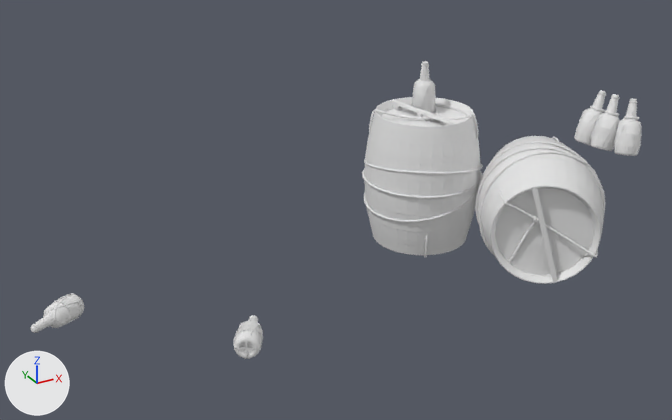
The OBJ model models/rc_models/barrels.obj: old version first, new version second.
Both versions are drawn from a camera (50 mm lens) standing at (-15.6, -22.9, 19.6) and looking at (1.8, 8.8, 3.7). The lights are fixed; the arrows at lower left show +X, +Y and +Z. Where no turn or scale is listed for an object, it has been applied to the vertices. Vertices at the same position are counted once.

In view in the first picture: 'Prop_Barrel.001_Mesh.005', 'Prop_BarrelBottles_Mesh.003', 'Prop_Barrel_Mesh.004', 'Prop_Bottle.001_Circle.000', 'Prop_Bottle.002_Circle.002', 'Prop_Bottle_Circle.001'.
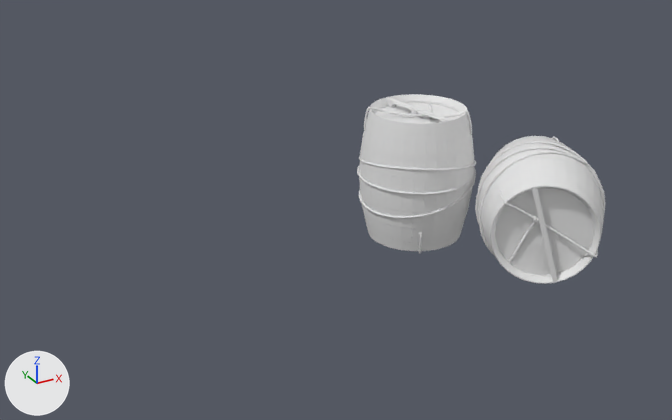
The newer file is also turned or shifted as a whole; pictures and numbers use the older file's frame.

What differs and where, as boxes (x1, y1, x2, y2) in the pictures (672 x 420 px):
'Prop_Barrel_Mesh.004', mesh moved: before (362, 97, 483, 258); after (357, 94, 476, 254)
'Prop_BarrelBottles_Mesh.003', deleted: before (574, 90, 642, 156)
    faces in mat_bottle (white #e7e7e7): (574, 90, 642, 156)
'Prop_Bottle.002_Circle.002', deleted: before (31, 293, 84, 333)
'Prop_Bottle.001_Circle.000', deleted: before (234, 315, 263, 359)
'Prop_Bottle_Circle.001', deleted: before (412, 61, 436, 113)

The change, as a diff of the scene's bpy script:
```diff
--- a/models/rc_models/barrels.obj.py
+++ b/models/rc_models/barrels.obj.py
@@ me_prop_barrel_mesh_004 @@
 me_prop_barrel_mesh_004.from_pydata(...)  # 2246 vertices, 3892 faces; spans x 5.2..10.96, y 8.76..14.52, z -0.11..6.47
 # used by ob_prop_barrel_mesh_004; location = (0.0, 0.0, 0.0)
+# me_prop_barrel_mesh_004 part 1: the whole mesh is moved by (0.0, 0.49, 0.0)
 me_prop_barrel_mesh_004.materials.append(mat_barrel_propmaterial)
@@ ob_prop_barrelbottles_mesh_003 @@
-ob_prop_barrelbottles_mesh_003 = bpy.data.objects.new('Prop_BarrelBottles_Mesh.003', me_prop_barrelbottles_mesh_003)
-ob_prop_barrelbottles_mesh_003.location = (0.0, 0.0, 0.0)
@@ ob_prop_bottle_001_circle_000 @@
-ob_prop_bottle_001_circle_000 = bpy.data.objects.new('Prop_Bottle.001_Circle.000', me_prop_bottle_001_circle_000)
-ob_prop_bottle_001_circle_000.location = (0.0, 0.0, 0.0)
@@ ob_prop_bottle_002_circle_002 @@
-ob_prop_bottle_002_circle_002 = bpy.data.objects.new('Prop_Bottle.002_Circle.002', me_prop_bottle_002_circle_002)
-ob_prop_bottle_002_circle_002.location = (0.0, 0.0, 0.0)
@@ ob_prop_bottle_circle_001 @@
-ob_prop_bottle_circle_001 = bpy.data.objects.new('Prop_Bottle_Circle.001', me_prop_bottle_circle_001)
-ob_prop_bottle_circle_001.location = (0.0, 0.0, 0.0)
```
